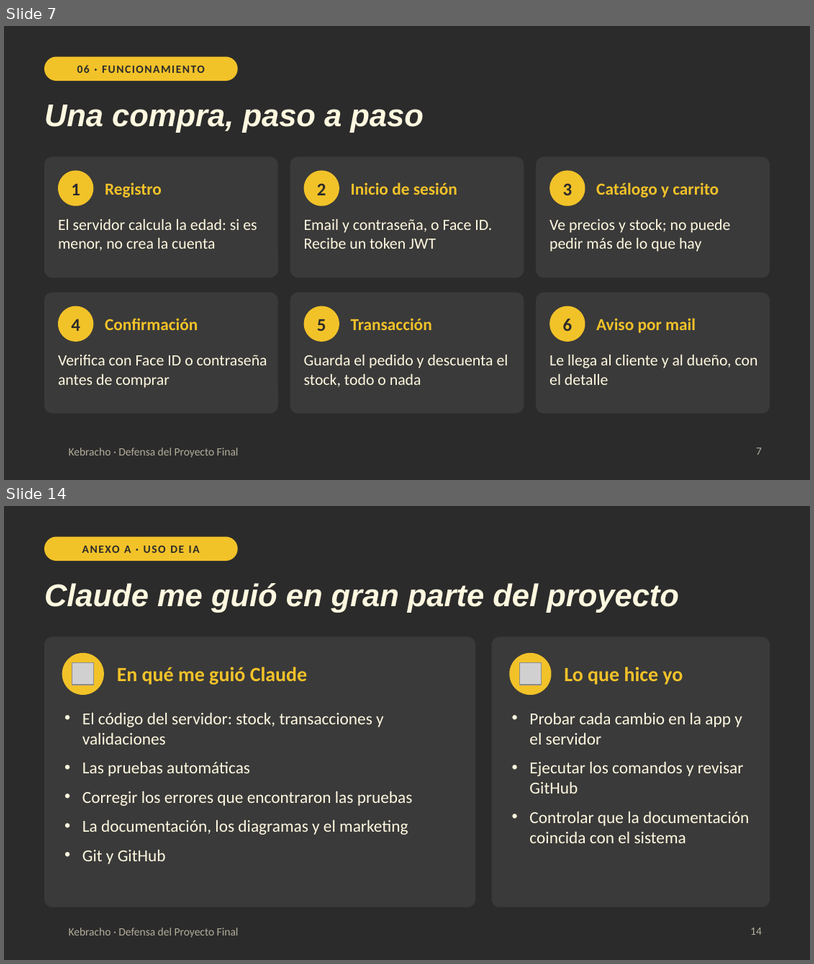
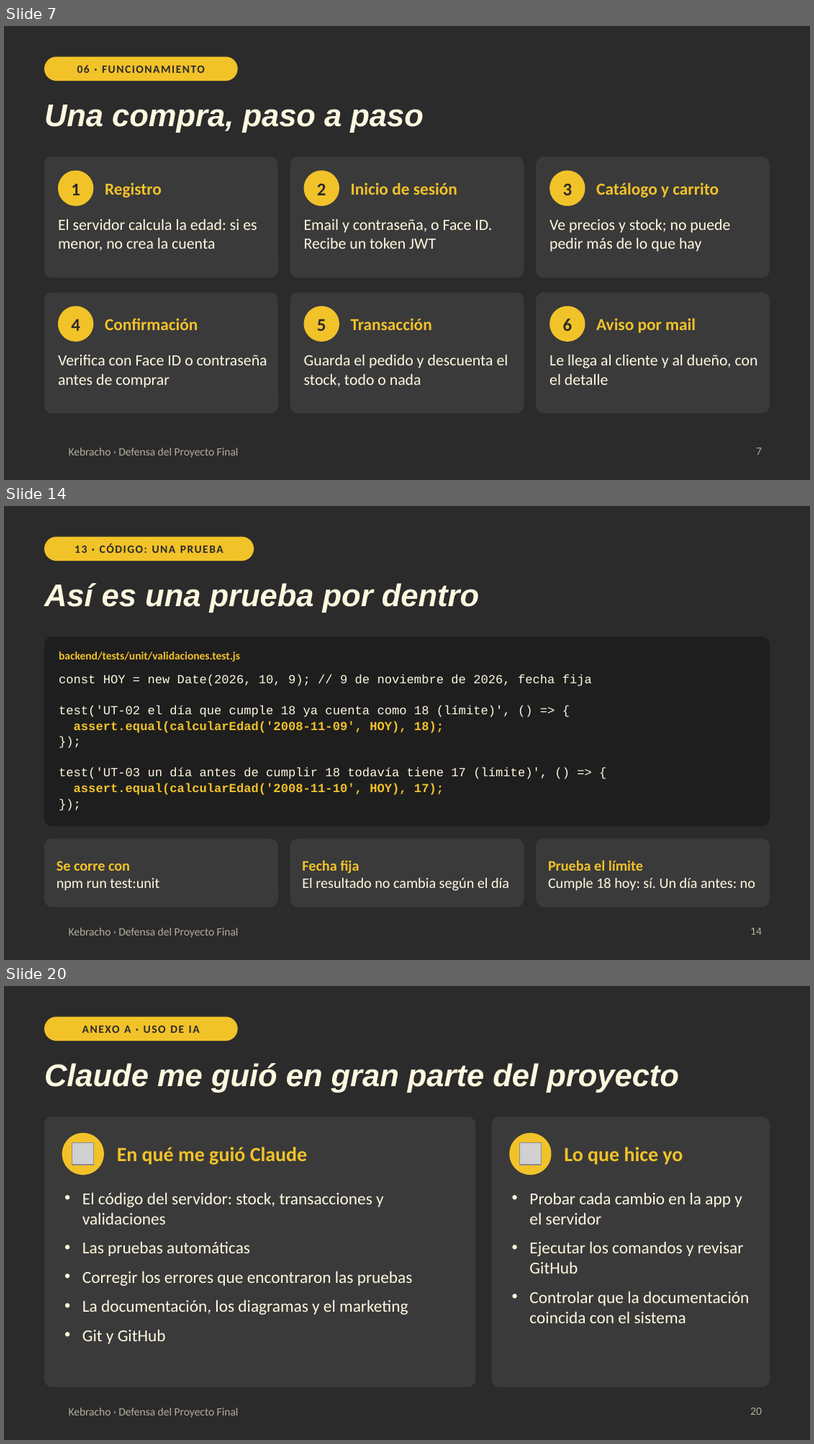
Before and after one commit to tobiasjuarezz/kebracho, a slide deck: docs/defensa/Kebracho-Defensa.pptx. Shown one above the other, each under a label of ours: slides 7 and 14 before the commit, slides 7, 14 and 20 after it; the slides between them are not shown. The pictures are 814x964 and 814x1444 pixels, drawn with LibreOffice and Linux fonts; fonts in the diff are those of the drawing; grey boxes stand for pictures; background and template pictures are left out. Boxes give left, top, right and bottom in pixels: in the first picture for what was removed or moved away, otherwise in the second. Text is boxed around its words. In the diff, an @@ line names an element or a change of style, - is before the commit and + after.

```diff
--- a/docs/defensa/Kebracho-Defensa.pptx
+++ b/docs/defensa/Kebracho-Defensa.pptx
@@ slide 14 added at (x1=4, y1=506, x2=810, y2=960), background #2B2B2B; not listed: 1 template element that a slide beside it also shows @@
@@ rounded rectangle added at (x1=44, y1=537, x2=254, y2=561), fill #F2C229, 10 pt, text #2B2B2B, bold @@
+13 · CÓDIGO: UNA PRUEBA
@@ title added at (x1=44, y1=583, x2=479, y2=613), 28 pt, text #FFF8E0, bold, italic @@
+Así es una prueba por dentro
@@ rounded rectangle added at (x1=44, y1=636, x2=770, y2=826), fill #1E1E1E @@
@@ text added at (x1=59, y1=651, x2=240, y2=662), 10 pt, text #F2C229, bold @@
+backend/tests/unit/validaciones.test.js
@@ text added at (x1=59, y1=674, x2=592, y2=795), 11 pt, text #FFF8E0 @@
+const HOY = new Date(2026, 10, 9); // 9 de noviembre de 2026, fecha fija
+test('UT-02 el día que cumple 18 ya cuenta como 18 (límite)', () => {
+assert.equal(calcularEdad('2008-11-09', HOY), 18);
+});
+test('UT-03 un día antes de cumplir 18 todavía tiene 17 (límite)', () => {
+assert.equal(calcularEdad('2008-11-10', HOY), 17);
+});
@@ rounded rectangle added at (x1=44, y1=838, x2=278, y2=907), fill #3A3A3A @@
@@ rounded rectangle added at (x1=291, y1=838, x2=524, y2=907), fill #3A3A3A @@
@@ rounded rectangle added at (x1=536, y1=838, x2=770, y2=907), fill #3A3A3A @@
@@ text added at (x1=57, y1=860, x2=160, y2=890), 13 pt, text #FFF8E0 @@
+Se corre con
+npm run test:unit
@@ text added at (x1=302, y1=860, x2=509, y2=890), 13 pt, text #FFF8E0 @@
+Fecha fija
+El resultado no cambia según el día
@@ text added at (x1=548, y1=860, x2=756, y2=890), 13 pt, text #FFF8E0 @@
+Prueba el límite
+Cumple 18 hoy: sí. Un día antes: no
@@ page number added at (x1=751, y1=927, x2=762, y2=934), 10 pt, text #B3AD9C @@
+14
@@ what was slide 14 is now slide 20 @@
@@ page number at (x1=751, y1=1407, x2=762, y2=1414): text changed @@
-14
+20
```
Also in this commit, not shown: 6 slides changed, 5 other slides added, 2 other files.
